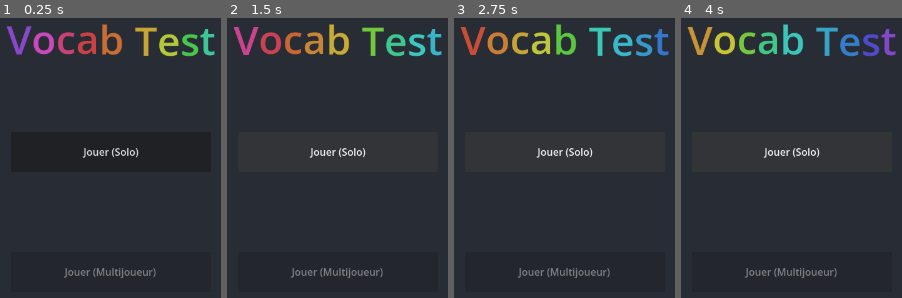
Above: before the commit, frames 1-4 (left to right).
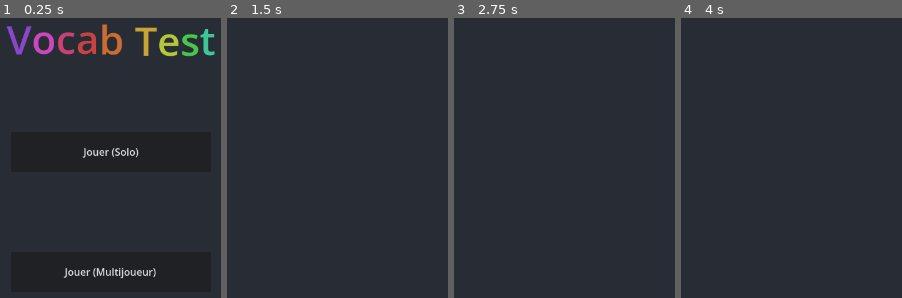
Above: after the commit, the same moments.

Repository: GCJOJO/VocabTest
Game: Godot game, scene res://Scenes/main_menu.tscn
Same seed, same stepped clock (60 frames per second), same inputs: the game is played once before the commit and once after it.
Inputs (mouse positions are in pixels of both pictures, inside the frame that each line leads up to):
- Up to frame 1 (0.25 s): no input
- Up to frame 2 (1.5 s): click (337, 272) at 0.5 s, where only the run after the commit has a clickable "Jouer (Multijoueur)"; click (337, 152) at 1.25 s, where only the run before the commit has a clickable "Jouer (Solo)"
- Up to frame 3 (2.75 s): click (564, 152) at 2 s, where only the run before the commit has a clickable "Jouer (Solo)"
- Up to frame 4 (4 s): click (791, 152) at 2.75 s, where only the run before the commit has a clickable "Jouer (Solo)"

The runs differ from the first frame. In frame 1, 0.5% of the frame differs, in the area x 28-71%, y 89-93%; in frame 2, 4.7%, in the area x 2-98%, y 2-93%; in frame 3, 4.7%; in frame 4, 4.7%.
Error before the commit: Invalid access to property or key 'action' on a base object of type 'Nil'. (res://Scripts/WordManager.gd:25)
Error after the commit: Invalid call. Nonexistent function 'has' in base 'Nil'. (res://Scripts/MutliplayerLobby.gd:37)

Commit message:
Some improvements to Solo Play

Diff:
--- a/Scenes/main_menu.tscn
+++ b/Scenes/main_menu.tscn
@@ -54,7 +54,7 @@
 offset_top = 0.15997314
 offset_right = 160.0
 offset_bottom = 0.07998657
-disabled = true
 text = "Jouer (Multijoueur)"
 
 [connection signal="pressed" from="SoloPlayButton" to="." method="loadSoloMode"]
+[connection signal="pressed" from="MultiplayerPlayButton" to="." method="loadMultiplayer"]
--- /dev/null
+++ b/Scenes/mutliplayer_lobby.tscn
@@ -0,0 +1,21 @@
+[gd_scene format=3 uid="uid://do24ilobdftng"]
+
+[ext_resource type="Script" uid="uid://ch4c1gpavxrrm" path="res://Scripts/MutliplayerLobby.gd" id="1_d1oj4"]
+
+[node name="MutliplayerLobby" type="Control" unique_id=1630086052]
+layout_mode = 3
+anchors_preset = 15
+anchor_right = 1.0
+anchor_bottom = 1.0
+grow_horizontal = 2
+grow_vertical = 2
+script = ExtResource("1_d1oj4")
+
+[node name="ColorRect" type="ColorRect" parent="." unique_id=494700670]
+layout_mode = 1
+anchors_preset = 15
+anchor_right = 1.0
+anchor_bottom = 1.0
+grow_horizontal = 2
+grow_vertical = 2
+color = Color(0.15686275, 0.17254902, 0.20392157, 1)
--- /dev/null
+++ b/Scenes/preload.tscn
@@ -0,0 +1,6 @@
+[gd_scene format=3 uid="uid://daed87bh85mj2"]
+
+[ext_resource type="Script" uid="uid://kcemusypy0rn" path="res://Scripts/preload.gd" id="1_xq0f0"]
+
+[node name="Preload" type="Node" unique_id=1215500669]
+script = ExtResource("1_xq0f0")
--- a/Scenes/solo_mode.tscn
+++ b/Scenes/solo_mode.tscn
@@ -62,6 +62,33 @@
 offset_right = 256.00006
 text = "Envoyer"
 
+[node name="Result" type="RichTextLabel" parent="." unique_id=1908928679]
+unique_name_in_owner = true
+visible = false
+layout_mode = 1
+anchors_preset = -1
+anchor_left = 0.5
+anchor_top = 0.711
+anchor_right = 0.5
+anchor_bottom = 0.8
+offset_left = -256.0
+offset_top = 0.07998657
+offset_right = 256.0
+bbcode_enabled = true
+text = "[center][font_size=46][color=green]Correct !"
+
+[node name="Status" type="RichTextLabel" parent="." unique_id=1867051884]
+unique_name_in_owner = true
+layout_mode = 1
+anchors_preset = -1
+anchor_left = 0.1
+anchor_right = 0.1
+offset_right = 320.0
+offset_bottom = 128.0
+bbcode_enabled = true
+text = "[font_size=24]1/100
+Fautes : 16"
+
 [connection signal="text_changed" from="EnglishBox" to="." method="textUpdated"]
 [connection signal="text_submitted" from="EnglishBox" to="." method="_on_english_box_text_submitted"]
 [connection signal="pressed" from="SendButton" to="." method="sendAnswer"]
--- /dev/null
+++ b/Scripts/ConnectionManager.gd
@@ -0,0 +1,27 @@
+extends Node
+
+@onready var PEER : ENetMultiplayerPeer = ENetMultiplayerPeer.new()
+var is_server : bool = false
+
+func startServer():
+	PEER.create_server(5763, 32)
+	print("Created server")
+	PEER.peer_connected.connect(self.onPeerConnected)
+	PEER.peer_disconnected.connect(self.onPeerDisconnected)
+	is_server = true
+
+func startClient():
+	print(PEER.create_client("localhost", 5763))
+	PEER.peer_connected.connect(self.onPeerConnected)
+	PEER.peer_disconnected.connect(self.onPeerDisconnected)
+	is_server = false
+
+func IsServer() -> bool:
+	return is_server
+
+
+func onPeerConnected(id : int) -> void:
+	print("Peer connected %d" % id)
+
+func onPeerDisconnected(id : int) -> void:
+	print("Peer disconnected %d" % id)
--- a/Scripts/MainMenu.gd
+++ b/Scripts/MainMenu.gd
@@ -10,9 +10,12 @@
 func _process(delta: float) -> void:
 	pass
 
-
 func loadSoloMode() -> void:
 	WordManager.load_words()
 	var callback = func():
 		get_tree().change_scene_to_file("res://Scenes/solo_mode.tscn")
 	WordManager.words_loaded.connect(callback)
+
+
+func loadMultiplayer() -> void:
+	get_tree().change_scene_to_file("res://Scenes/mutliplayer_lobby.tscn")
--- /dev/null
+++ b/Scripts/MutliplayerLobby.gd
@@ -0,0 +1,39 @@
+extends Control
+
+var lobbyId : String = ""
+
+var httpRequest : HTTPRequest
+
+func _ready() -> void:
+	httpRequest = HTTPRequest.new()
+	add_child(httpRequest)
+	httpRequest.request_completed.connect(self.http_request_completed)
+
+	createLobby()
+
+func createLobby() -> void:
+	var json : String = JSON.stringify({"player_name": "Godette", "host_ip" : ""})
+
+	var error := httpRequest.request("http://localhost:5762/vocab-test", ["Content-Type: application/json"], HTTPClient.METHOD_POST, json)
+	if error != OK:
+		push_error("Une erreur est survenue dans la requête HTTP.")
+
+	print("Creating Server")
+	ConnectionManager.startServer()
+
+
+
+func startLobby() -> void:
+	var json : String = JSON.stringify({"lobbyId": lobbyId})
+
+
+func http_request_completed(result : int, response_code : int, headers : PackedStringArray, body : PackedByteArray):
+	var json = JSON.new()
+	json.parse(body.get_string_from_utf8())
+	var response = json.get_data()
+
+	# Will print the user agent string used by the HTTPRequest node (as recognized by httpbin.org).
+	print(response)
+	if not response.has("action"):
+		return
+	var action = response["action"]
--- a/Scripts/Resources/WordResource.gd
+++ b/Scripts/Resources/WordResource.gd
@@ -3,9 +3,11 @@
 
 @export var ID : int
 @export var FRENCH : String
+@export var CONTEXT : String
 @export var ENGLISH : PackedStringArray
 
-func _init(newId : int, newFr : String, newEn : PackedStringArray):
+func _init(newId : int, newFr : String, newContext : String, newEn : PackedStringArray):
 	ID = newId
 	FRENCH = newFr
+	CONTEXT = newContext
 	ENGLISH = newEn
--- a/Scripts/SoloModeScene.gd
+++ b/Scripts/SoloModeScene.gd
@@ -3,6 +3,7 @@
 var RANDOMIZED_WORDS : Array[WordResource]
 var CURRENT_WORD_INDEX : int = -1
 var has_answered : bool = false
+var mistakes : int = 0
 
 # Called when the node enters the scene tree for the first time.
 func _ready() -> void:
@@ -22,6 +23,7 @@
 		return
 	%SendButton.disabled = true
 	%FrenchWord.text = "[font_size=64][center]%s" % RANDOMIZED_WORDS[CURRENT_WORD_INDEX].FRENCH
+	%Status.text = "[font_size=24]%d/%d\nFautes : %d" % [CURRENT_WORD_INDEX + 1, len(RANDOMIZED_WORDS), mistakes]
 
 func textUpdated(new_text : String) -> void:
 	%SendButton.disabled = new_text.is_empty() and not has_answered
@@ -32,20 +34,24 @@
 		%SendButton.text = "Envoyer"
 		%EnglishBox.editable = true
 		%EnglishBox.text = ""
+		%Result.visible = false
 		update_word()
 	else:
 		if %EnglishBox.text.is_empty():
 			return
 
 		has_answered = true
-		print(WordManager.checkEnteredWord(RANDOMIZED_WORDS[CURRENT_WORD_INDEX], %EnglishBox.text))
+		var sucess = WordManager.checkEnteredWord(RANDOMIZED_WORDS[CURRENT_WORD_INDEX], %EnglishBox.text)
 		%SendButton.text = "Suivant"
 		%EnglishBox.editable = false
 
 		var englishStr : String = " / ".join(RANDOMIZED_WORDS[CURRENT_WORD_INDEX].ENGLISH)
 
 		%EnglishBox.text = englishStr
-
+		%Result.visible = true
+		%Result.text = "[center][font_size=46][color=green]Correct !" if sucess else "[center][font_size=46][color=red]Faux !"
+		mistakes += 0 if sucess else 1
+		%Status.text = "[font_size=24]%d/%d\nFautes : %d" % [CURRENT_WORD_INDEX + 1, len(RANDOMIZED_WORDS), mistakes]
 
 func _on_english_box_text_submitted(_new_text: String) -> void:
 	sendAnswer()
--- a/Scripts/WordManager.gd
+++ b/Scripts/WordManager.gd
@@ -32,9 +32,11 @@
 			for wordJson in new_words:
 				var id : int = wordJson["identifiant"]
 				var fr : String = wordJson["français"]
+				var con : String = wordJson["contexte"]
+
 				var unsplittedEn : String = wordJson["anglais"]
 				var en : PackedStringArray = unsplittedEn.split("/")
-				WORDS.append(WordResource.new(id, fr, en))
+				WORDS.append(WordResource.new(id, fr, con, en))
 
 	words_loaded.emit()
 
--- /dev/null
+++ b/Scripts/preload.gd
@@ -0,0 +1,11 @@
+extends Node
+
+func _ready() -> void:
+	var args = OS.get_cmdline_args()
+	if args.has("--server"):
+		print("Starting Server...")
+		ConnectionManager.startServer()
+		Callable(func(): get_tree().change_scene_to_file("res://Scenes/mutliplayer_lobby.tscn")).call_deferred()
+		return
+
+	Callable(func(): get_tree().change_scene_to_file("res://Scenes/main_menu.tscn")).call_deferred()
--- a/project.godot
+++ b/project.godot
@@ -20,6 +20,7 @@
 [autoload]
 
 WordManager="*uid://cbj6545unpqg6"
+ConnectionManager="*uid://caw2fw1uanmnj"
 
 [display]
 
Not shown, added: Scripts/ConnectionManager.gd.uid
Not shown, added: Scripts/MutliplayerLobby.gd.uid
Not shown, added: Scripts/preload.gd.uid
Not shown, changed: export_presets.cfg
Not shown, changed: .gitignore
